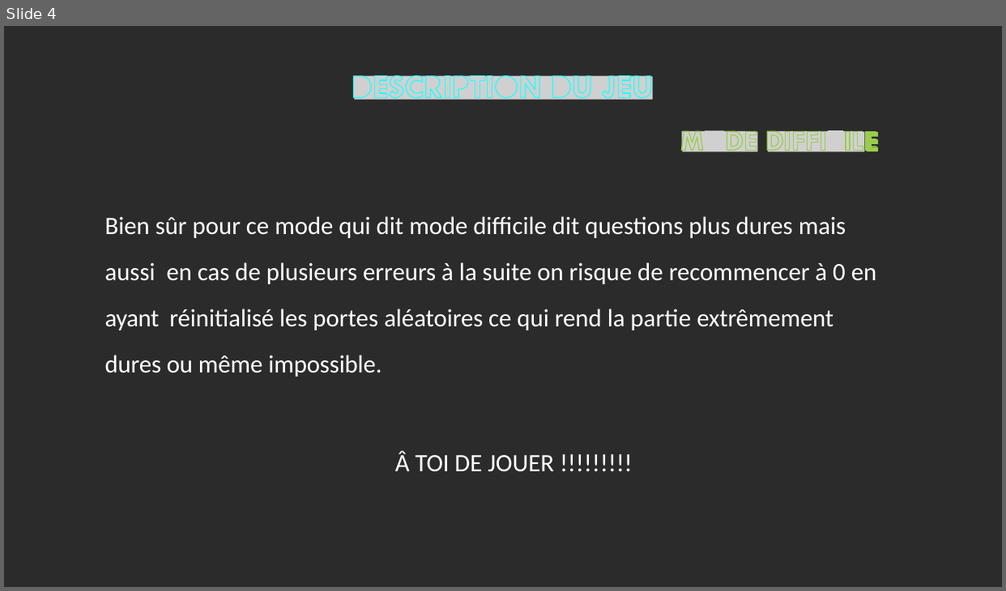
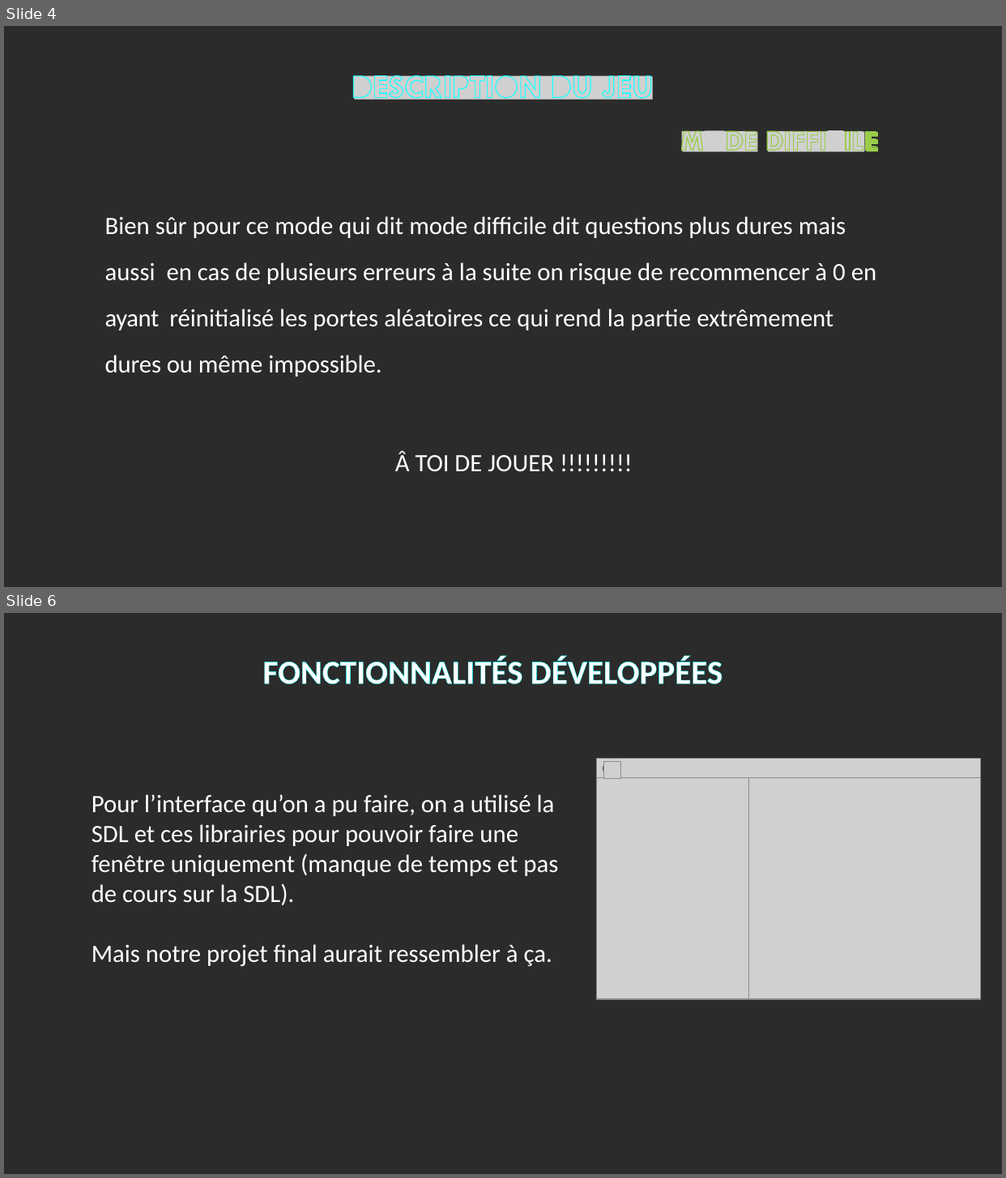
Before and after one commit to SmainMoussa/Dossier-du-jeu, a slide deck: JEU-DE-PORTES.pptx. Shown one above the other, each under a label of ours: slide 4 before the commit, slides 4 and 6 after it; the slides between them are not shown. The pictures are 1006x591 and 1006x1178 pixels, drawn with LibreOffice and Linux fonts; fonts in the diff are those of the drawing; grey boxes stand for pictures; background and template pictures are left out; a plain dark background stands for a picture behind light text. Boxes give left, top, right and bottom in pixels: in the first picture for what was removed or moved away, otherwise in the second. Text is boxed around its words. In the diff, an @@ line names an element or a change of style, - is before the commit and + after.

```diff
--- a/JEU-DE-PORTES.pptx
+++ b/JEU-DE-PORTES.pptx
@@ slide 6 added at [4,613,1002,1174], background picture (left out) @@
@@ title added at [263,656,722,684], 32 pt, text pattern #93CDDD on #FFFFFF, bold @@
+FONCTIONNALITÉS DÉVELOPPÉES
@@ picture added at [597,759,981,1000] @@
@@ picture added at [597,777,749,999] @@
@@ ellipse added at [603,762,616,775], fill #FFFFFF, outline #3A5F8C 2 pt @@
@@ picture added at [603,761,621,778] @@
@@ picture added at [749,777,981,999] @@
@@ text added at [91,794,558,967], 24 pt, text #FFFFFF @@
+Pour l’interface qu’on a pu faire, on a utilisé la SDL et ces librairies pour pouvoir faire une fenêtre uniquement (manque de temps et pas de cours sur la SDL).
+Mais notre projet final aurait ressembler à ça.
```
Also in this commit, not shown: 2 slides changed, 1 other slide added, 2 slides removed.
